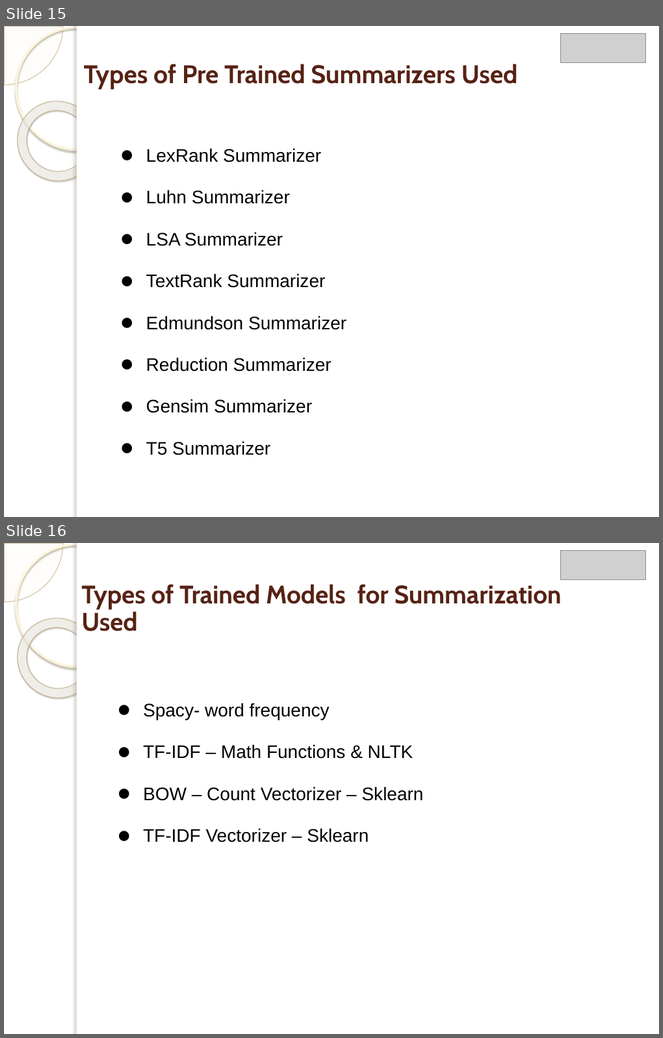
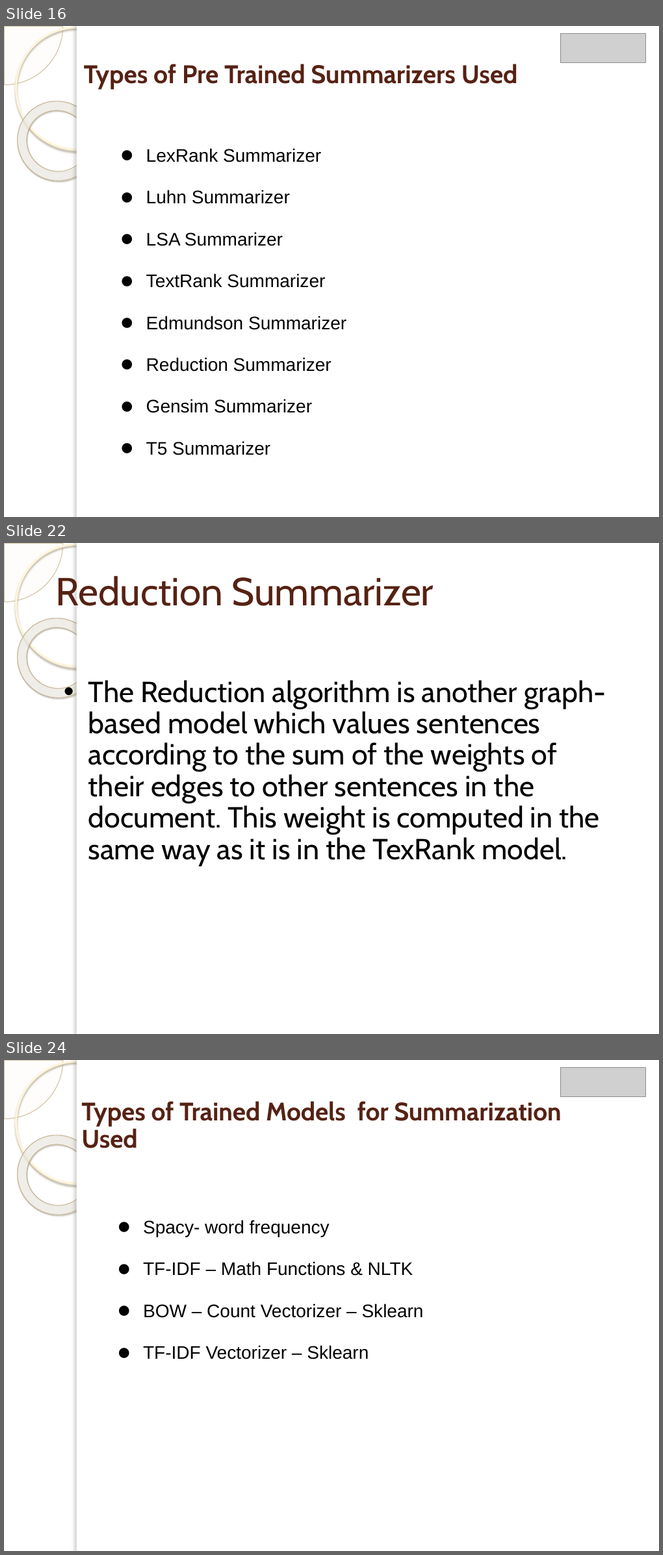
Before and after one commit to Manan-Malhotra-VFX/Data-Science, a slide deck: Project/Final Project.pptx. Shown one above the other, each under a label of ours: slides 15 and 16 before the commit, slides 16, 22 and 24 after it; the slides between them are not shown. The pictures are 663x1038 and 663x1555 pixels, drawn with LibreOffice and Linux fonts; fonts in the diff are those of the drawing; grey boxes stand for pictures; background and template pictures are left out. Boxes give left, top, right and bottom in pixels: in the first picture for what was removed or moved away, otherwise in the second. Text is boxed around its words. In the diff, an @@ line names an element or a change of style, - is before the commit and + after.

```diff
--- a/Project/Final Project.pptx
+++ b/Project/Final Project.pptx
@@ slide 22 added at (x1=4, y1=543, x2=659, y2=1034), background picture (left out); not listed: 5 template elements that a slide beside it also shows @@
@@ title added at (x1=55, y1=576, x2=434, y2=606), 43 pt, text #562214 @@
+Reduction Summarizer
@@ text added at (x1=88, y1=680, x2=606, y2=866), 32 pt, text #000000 @@
+• The Reduction algorithm is another graph-based model which values sentences according to the sum of the weights of their edges to other sentences in the document. This weight is computed in the same way as it is in the TexRank model.
@@ what was slide 15 is now slide 16 @@
@@ what was slide 16 is now slide 24 @@
```
Also in this commit, not shown: 1 slide changed, 8 other slides added, 1 slide removed, 1 other file.
